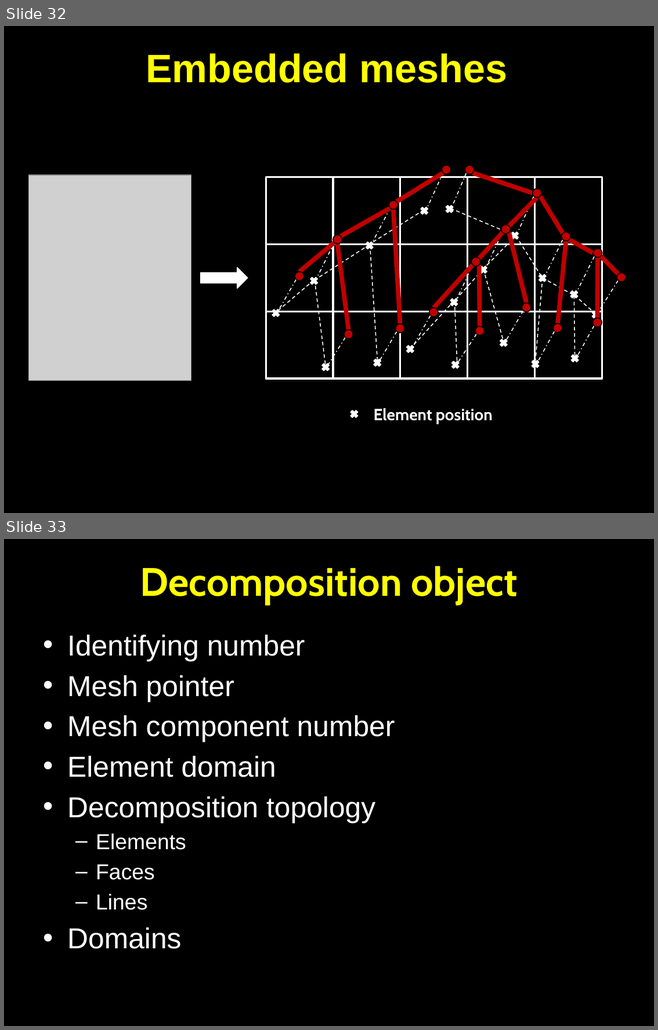
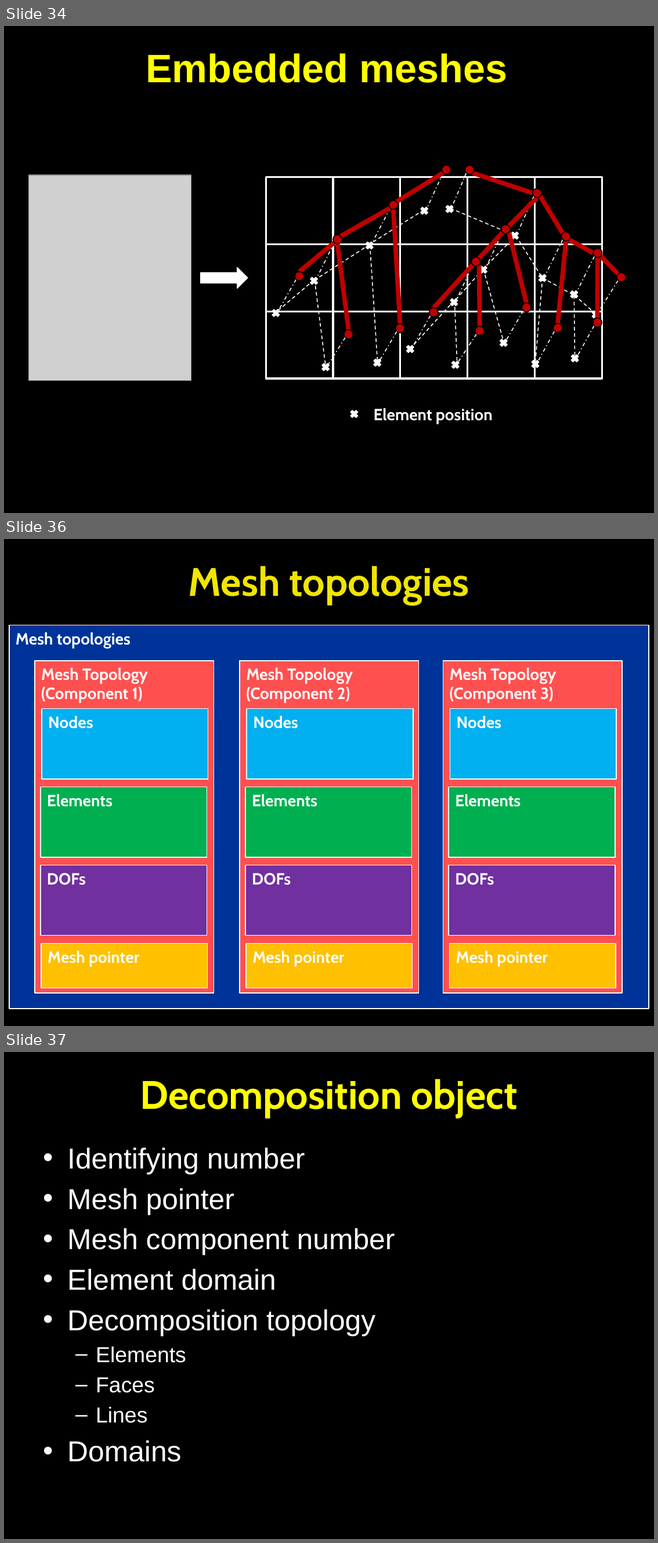
Before and after one commit to OpenCMISS/cm, a slide deck: doc/openCMISS.pptx. Shown one above the other, each under a label of ours: slides 32 and 33 before the commit, slides 34, 36 and 37 after it; the slides between them are not shown. The pictures are 658x1030 and 658x1543 pixels, drawn with LibreOffice and Linux fonts; fonts in the diff are those of the drawing; grey boxes stand for pictures. Boxes give left, top, right and bottom in pixels: in the first picture for what was removed or moved away, otherwise in the second. Text is boxed around its words. In the diff, an @@ line names an element or a change of style, - is before the commit and + after.

```diff
--- a/doc/openCMISS.pptx
+++ b/doc/openCMISS.pptx
@@ slide 36 added at <box>4,539,654,1026</box>, background #000000 @@
@@ title added at <box>188,566,469,605</box>, 44 pt, text #F0E500, bold @@
+Mesh topologies
@@ rectangle added at <box>9,625,648,1009</box>, fill #003399, outline #FFFFFF 1 pt, 18 pt, text #FFFFFF, bold @@
+Mesh topologies
@@ rectangle added at <box>35,660,214,993</box>, fill #FF5050, outline #FFFFFF 1 pt, 18 pt, text #FFFFFF, bold @@
+Mesh Topology (Component 1)
@@ rectangle added at <box>240,660,419,993</box>, fill #FF5050, outline #FFFFFF 1 pt, 18 pt, text #FFFFFF, bold @@
+Mesh Topology (Component 2)
@@ rectangle added at <box>442,660,622,993</box>, fill #FF5050, outline #FFFFFF 1 pt, 18 pt, text #FFFFFF, bold @@
+Mesh Topology (Component 3)
@@ rectangle added at <box>42,708,208,779</box>, fill #00B0F0, outline #FFFFFF 1 pt, 18 pt, text #FFFFFF, bold @@
+Nodes
@@ rectangle added at <box>246,708,412,779</box>, fill #00B0F0, outline #FFFFFF 1 pt, 18 pt, text #FFFFFF, bold @@
+Nodes
@@ rectangle added at <box>449,708,616,779</box>, fill #00B0F0, outline #FFFFFF 1 pt, 18 pt, text #FFFFFF, bold @@
+Nodes
@@ rectangle added at <box>41,787,206,857</box>, fill #00B050, outline #FFFFFF 1 pt, 18 pt, text #FFFFFF, bold @@
+Elements
@@ rectangle added at <box>245,787,411,857</box>, fill #00B050, outline #FFFFFF 1 pt, 18 pt, text #FFFFFF, bold @@
+Elements
@@ rectangle added at <box>448,787,615,857</box>, fill #00B050, outline #FFFFFF 1 pt, 18 pt, text #FFFFFF, bold @@
+Elements
@@ rectangle added at <box>41,865,206,935</box>, fill #7030A0, outline #FFFFFF 1 pt, 18 pt, text #FFFFFF, bold @@
+DOFs
@@ rectangle added at <box>245,865,411,935</box>, fill #7030A0, outline #FFFFFF 1 pt, 18 pt, text #FFFFFF, bold @@
+DOFs
@@ rectangle added at <box>448,865,615,935</box>, fill #7030A0, outline #FFFFFF 1 pt, 18 pt, text #FFFFFF, bold @@
+DOFs
@@ rectangle added at <box>41,944,208,988</box>, fill #FFC000, outline #FFFFFF 1 pt, 18 pt, text #FFFFFF, bold @@
+Mesh pointer
@@ rectangle added at <box>246,944,412,988</box>, fill #FFC000, outline #FFFFFF 1 pt, 18 pt, text #FFFFFF, bold @@
+Mesh pointer
@@ rectangle added at <box>449,944,615,988</box>, fill #FFC000, outline #FFFFFF 1 pt, 18 pt, text #FFFFFF, bold @@
+Mesh pointer
@@ what was slide 32 is now slide 34 @@
@@ what was slide 33 is now slide 37 @@
```
Also in this commit, not shown: 9 slides changed, 21 other slides added.
